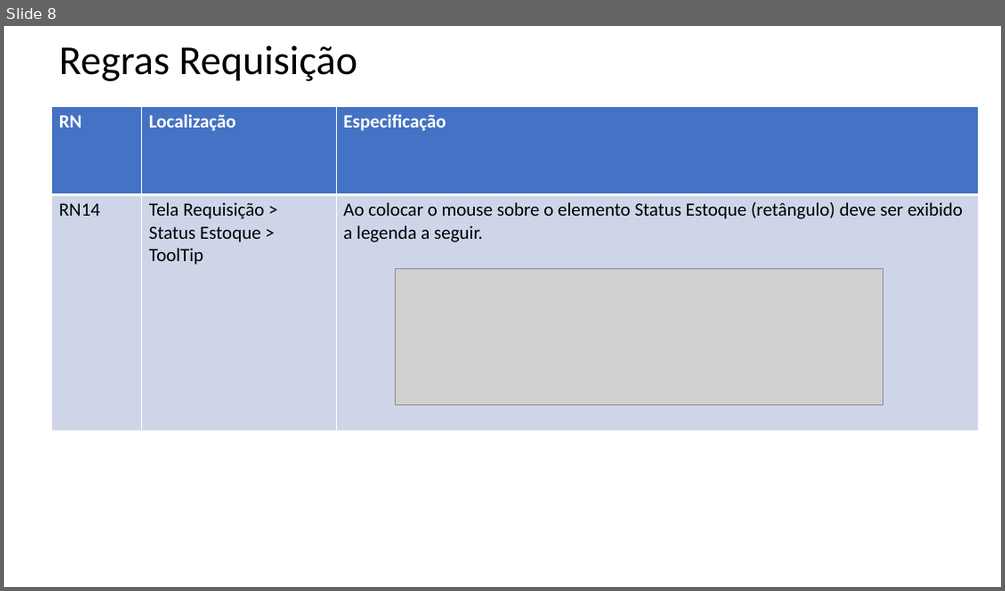
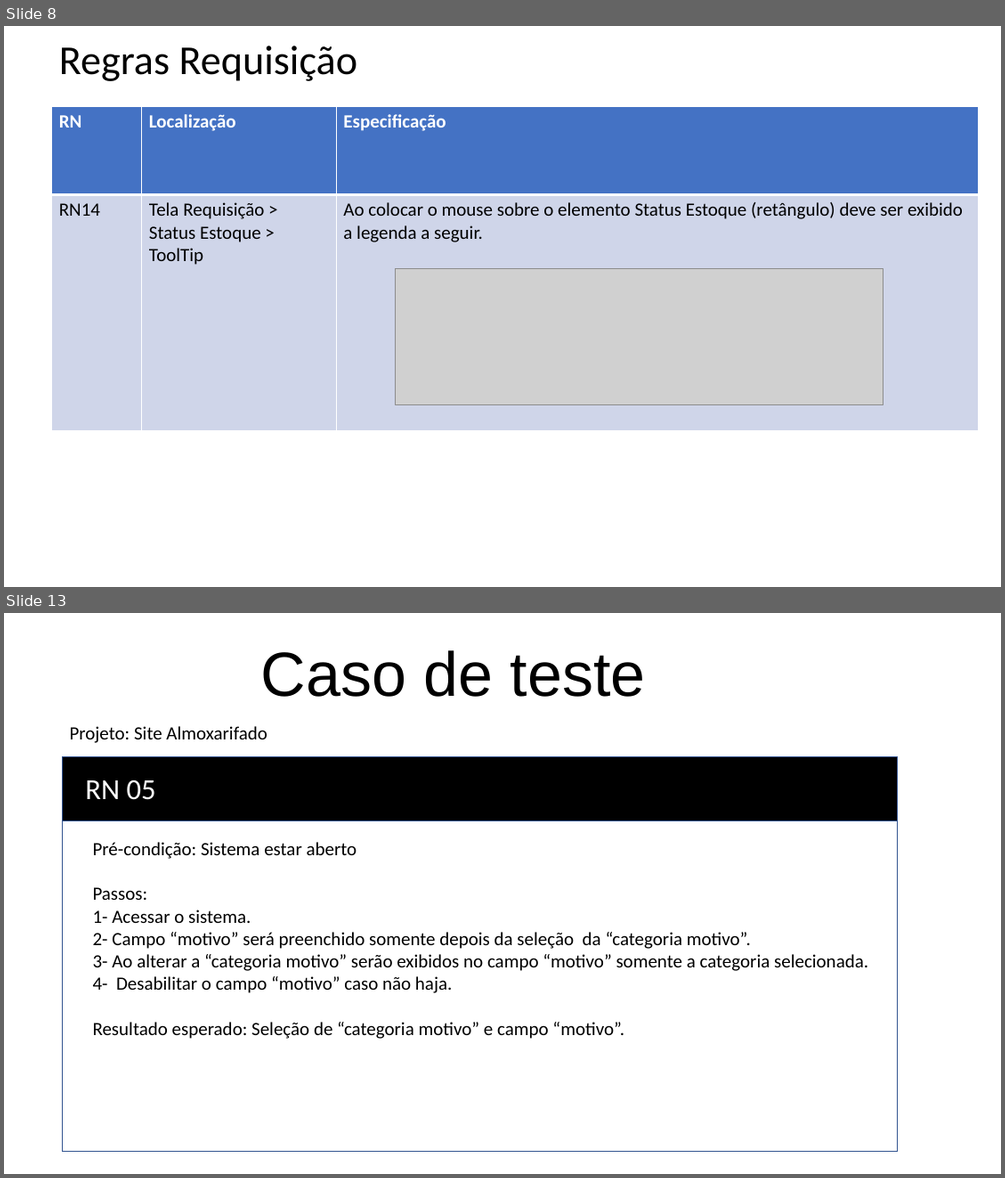
Before and after one commit to RaissaBarbs/Almoxarifado, a slide deck: RegrasNegocio/RN_Requisitos.pptx. Shown one above the other, each under a label of ours: slide 8 before the commit, slides 8 and 13 after it; the slides between them are not shown. The pictures are 1005x591 and 1005x1178 pixels, drawn with LibreOffice and Linux fonts; fonts in the diff are those of the drawing; grey boxes stand for pictures. Boxes give left, top, right and bottom in pixels: in the first picture for what was removed or moved away, otherwise in the second. Text is boxed around its words. In the diff, an @@ line names an element or a change of style, - is before the commit and + after.

```diff
--- a/RegrasNegocio/RN_Requisitos.pptx
+++ b/RegrasNegocio/RN_Requisitos.pptx
@@ slide 13 added at <box>4,613,1001,1174</box>, background #FFFFFF @@
@@ title added at <box>261,650,646,697</box>, 60 pt, text #000000 @@
+Caso de teste
@@ text added at <box>70,726,267,743</box>, 18 pt, text #000000 @@
+Projeto: Site Almoxarifado
@@ rectangle added at <box>63,756,898,1151</box>, fill #FFFFFF, outline #325491 1 pt @@
@@ rectangle added at <box>63,756,898,821</box>, fill #000000, outline #325491 1 pt @@
@@ text added at <box>85,779,156,800</box>, 28 pt, text #FFFFFF @@
+RN 05
@@ text added at <box>93,842,868,1038</box>, 18 pt, text #000000 @@
+Pré-condição: Sistema estar aberto
+Passos:
+1- Acessar o sistema.
+2- Campo “motivo” será preenchido somente depois da seleção da “categoria motivo”.
+3- Ao alterar a “categoria motivo” serão exibidos no campo “motivo” somente a categoria selecionada.
+4- Desabilitar o campo “motivo” caso não haja.
+Resultado esperado: Seleção de “categoria motivo” e campo “motivo”.
```
Also in this commit, not shown: 1 slide changed, 5 other slides added.
